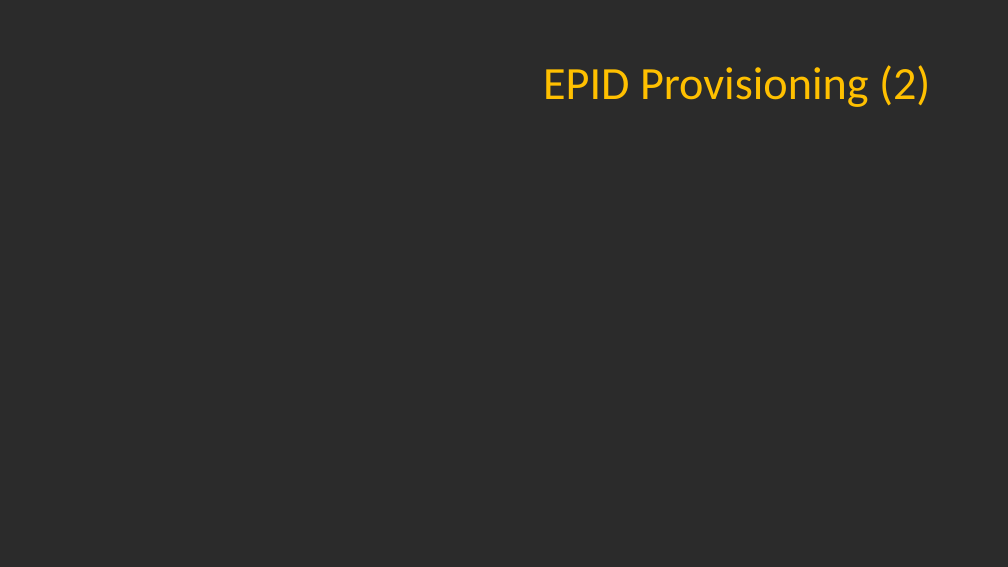
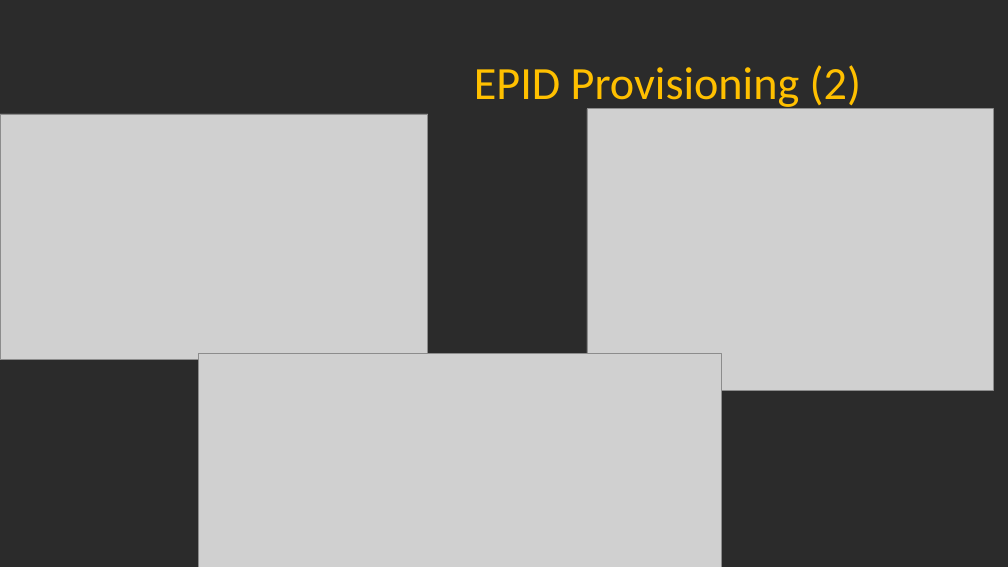
Before and after one commit to axelexic/sgx_remote_attestation_bh_17, a slide deck: slide 16 of presentation/us-17-Swami-SGX-Remote-Attestation-Is-Not-Sufficient.pptx (slide 15 before the commit). Drawn at 1008x567 pixels with LibreOffice and Linux fonts; fonts in the diff are those of the drawing; grey boxes stand for pictures; background and template pictures are left out; a plain dark background stands for a picture behind light text. Boxes give left, top, right and bottom in pixels: in the first picture for what was removed or moved away, otherwise in the second. Text is boxed around its words. In the diff, an @@ line names an element or a change of style, - is before the commit and + after.

```diff
--- a/presentation/us-17-Swami-SGX-Remote-Attestation-Is-Not-Sufficient.pptx
+++ b/presentation/us-17-Swami-SGX-Remote-Attestation-Is-Not-Sufficient.pptx
@@ title "EPID Provisioning (2)" rewrapped from [543,65,930,107] to [474,65,861,111] @@
@@ picture added at [0,114,428,360] @@
@@ picture added at [587,109,993,391] @@
@@ picture added at [199,354,721,567] @@
```
Also in this commit, not shown: 6 other slides changed, 3 slides added, 1 slide removed, 3 other files.
